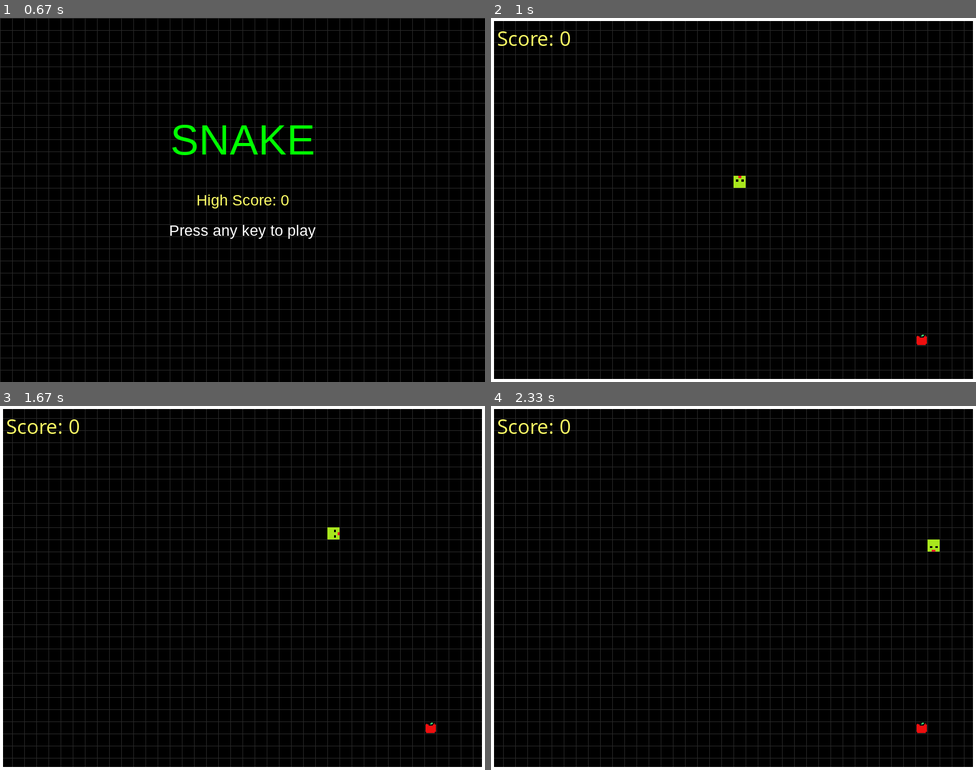
Above: before the commit, frames 1-4 (two rows, left to right).
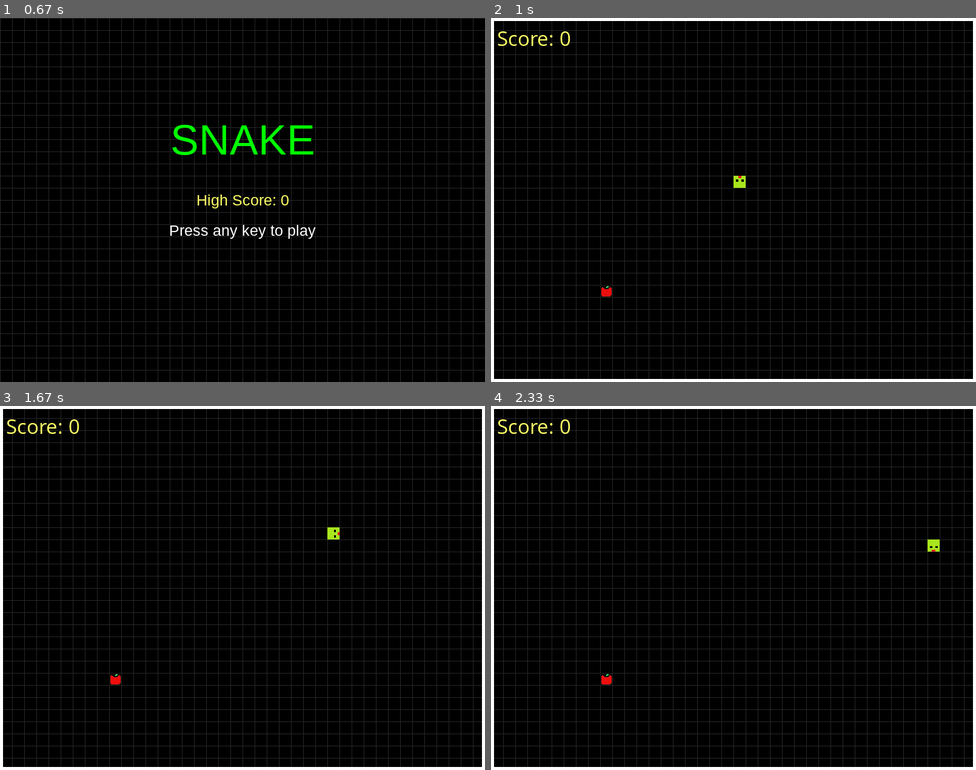
Above: after the commit, the same moments.

Repository: JonnIsAwayy/pygame-snake-game
Game: pygame game, started from main.py
Same seed, same stepped clock (60 frames per second), same inputs: the game is played once before the commit and once after it.
Inputs:
- Up to frame 1 (0.67 s): hold Right from 0.33 s (still down)
- Up to frame 2 (1 s): release Right at 0.8 s; hold Up from 0.83 s (still down)
- Up to frame 3 (1.67 s): release Up at 1.13 s; hold Right 1.17-1.63 s
- Up to frame 4 (2.33 s): hold Left 1.67-2.2 s; hold Down from 2.23 s (still down)

Frame 1 is identical in both runs. In frame 2, 0.1% of the frame differs, in the area x 22-90%, y 73-90%; in frame 3, 0.1%; in frame 4, 0.1%.

Commit message:
Fix: Fix all bugs for stable release and added more ignore in the gitignore for stable release

Diff:
--- a/food.py
+++ b/food.py
@@ -1,33 +1,30 @@
-# food.py
 import pygame
 import random
-import os # We need this to correctly handle file paths
+import os
 from settings import *
 
 class Food:
     def __init__(self):
         """Initializes the food's properties."""
         try:
-            # Load the apple image
-            self.image = pygame.image.load(os.path.join('assets', 'apple.png')).convert_alpha()
-
-            # --- THIS IS THE FIX ---
-            # Scale the image to be the same size as a snake block.
-            # This makes sure your apple isn't too big or too small.
+            self.image = pygame.image.load(resource_path(os.path.join('assets', 'apple.png'))).convert_alpha()
             self.image = pygame.transform.scale(self.image, (SNAKE_BLOCK_SIZE, SNAKE_BLOCK_SIZE))
 
         except pygame.error:
-            # This is a fallback in case the image can't be found.
             print("Unable to load 'apple.png'. Make sure it's in the 'assets' folder.")
             self.image = pygame.Surface((SNAKE_BLOCK_SIZE, SNAKE_BLOCK_SIZE))
             self.image.fill(RED)
 
-        self.spawn() # Set its first random position
+        self.spawn()
 
-    def spawn(self):
+    def spawn(self, snake_body=None):
         """Places the food at a new random position on the screen."""
-        self.x = round(random.randrange(0, SCREEN_WIDTH - SNAKE_BLOCK_SIZE) / SNAKE_BLOCK_SIZE) * SNAKE_BLOCK_SIZE
-        self.y = round(random.randrange(0, SCREEN_HEIGHT - SNAKE_BLOCK_SIZE) / SNAKE_BLOCK_SIZE) * SNAKE_BLOCK_SIZE
+        self.x = random.randrange(0, SCREEN_WIDTH, SNAKE_BLOCK_SIZE)
+        self.y = random.randrange(0, SCREEN_HEIGHT, SNAKE_BLOCK_SIZE)
+        if snake_body:
+            while [self.x, self.y] in snake_body:
+                self.x = random.randrange(0, SCREEN_WIDTH, SNAKE_BLOCK_SIZE)
+                self.y = random.randrange(0, SCREEN_HEIGHT, SNAKE_BLOCK_SIZE)
 
     def draw(self, screen):
         """Draws the food image on the screen."""
--- a/main.py
+++ b/main.py
@@ -1,4 +1,3 @@
-# main.py
 import pygame
 import os
 import random
@@ -7,7 +6,6 @@
 from food import Food
 from powerup import PowerUp
 
-# --- High Score Functions ---
 def save_high_score(score):
     """Saves the high score to a file."""
     try:
@@ -26,7 +24,6 @@
     except (IOError, ValueError):
         return 0
 
-# --- Drawing and UI Functions ---
 def draw_grid(screen):
     """Draws a grid on the screen."""
     for x in range(0, SCREEN_WIDTH, SNAKE_BLOCK_SIZE):
@@ -40,7 +37,6 @@
     value = score_font.render("Score: " + str(score), True, YELLOW)
     screen.blit(value, [10, 10])
 
-# --- Game State Functions ---
 def main_menu(screen, clock, high_score):
     """Displays the main menu and waits for the player to start."""
     title_font = pygame.font.SysFont("bahnschrift", 70)
@@ -107,15 +103,16 @@
 
         if player_snake.check_wall_collision() or player_snake.check_self_collision(snake_head):
             running = False
+            break
 
         if player_snake.x == apple.x and player_snake.y == apple.y:
             player_snake.grow()
             score += 1
-            apple.spawn()
+            apple.spawn(player_snake.body)
 
         current_time = pygame.time.get_ticks()
         if power_up is None and current_time - last_powerup_spawn_time > POWERUP_SPAWN_INTERVAL:
-            power_up = PowerUp()
+            power_up = PowerUp(player_snake.body, [apple.x, apple.y])
             last_powerup_spawn_time = current_time
 
         if power_up and player_snake.x == power_up.x and player_snake.y == power_up.y:
--- a/powerup.py
+++ b/powerup.py
@@ -1,41 +1,40 @@
-# powerup.py
 import pygame
 import random
 import os
-from settings import * # Import everything from settings, including the new list
+from settings import *
 
 class PowerUp:
-    def __init__(self):
-        """Initializes a random power-up and loads its image."""
-        # Use the list from settings.py to choose a type
+    def __init__(self, snake_body=None, food_pos=None):
         self.type = random.choice(POWERUP_TYPES)
-
-        # Load the correct image based on the power-up type
         if self.type == 'slow_mo':
             self.image = self.load_image('slow_mo.png', BLUE)
         elif self.type == 'double_points':
             self.image = self.load_image('double_points.png', GOLD)
 
-        self.spawn()
+        self.spawn(snake_body, food_pos)
 
     def load_image(self, filename, fallback_color):
-        """Helper function to load an image or create a fallback surface."""
         try:
-            path = os.path.join('assets', filename)
+            path = resource_path(os.path.join('assets', filename))
             image = pygame.image.load(path).convert_alpha()
             return pygame.transform.scale(image, (SNAKE_BLOCK_SIZE, SNAKE_BLOCK_SIZE))
         except pygame.error:
-            # If the image file doesn't exist, create a colored square instead.
             print(f"Warning: '{filename}' not found. Using a colored square as a fallback.")
             fallback_surface = pygame.Surface((SNAKE_BLOCK_SIZE, SNAKE_BLOCK_SIZE))
             fallback_surface.fill(fallback_color)
             return fallback_surface
 
-    def spawn(self):
-        """Places the power-up at a new random position."""
-        self.x = round(random.randrange(0, SCREEN_WIDTH - SNAKE_BLOCK_SIZE) / SNAKE_BLOCK_SIZE) * SNAKE_BLOCK_SIZE
-        self.y = round(random.randrange(0, SCREEN_HEIGHT - SNAKE_BLOCK_SIZE) / SNAKE_BLOCK_SIZE) * SNAKE_BLOCK_SIZE
+    def spawn(self, snake_body=None, food_pos=None):
+        self.x = random.randrange(0, SCREEN_WIDTH, SNAKE_BLOCK_SIZE)
+        self.y = random.randrange(0, SCREEN_HEIGHT, SNAKE_BLOCK_SIZE)
+        def is_overlapping():
+            if snake_body and [self.x, self.y] in snake_body: return True
+            if food_pos and self.x == food_pos[0] and self.y == food_pos[1]: return True
+            return False
+
+        while is_overlapping():
+            self.x = random.randrange(0, SCREEN_WIDTH, SNAKE_BLOCK_SIZE)
+            self.y = random.randrange(0, SCREEN_HEIGHT, SNAKE_BLOCK_SIZE)
 
     def draw(self, screen):
-        """Draws the power-up's image on the screen."""
         screen.blit(self.image, (self.x, self.y))
--- a/settings.py
+++ b/settings.py
@@ -1,13 +1,18 @@
-# settings.py
-# This file contains all the settings and constants for the game.
+import sys
+import os
 
-# -- Display Settings --
+def resource_path(relative_path):
+    try:
+        base_path = sys._MEIPASS
+    except Exception:
+        base_path = os.path.abspath(".")
+    return os.path.join(base_path, relative_path)
+
 SCREEN_WIDTH = 800
 SCREEN_HEIGHT = 600
 FPS = 15
 CAPTION = "Snake with Power-Ups!"
 
-# -- Color Palette (RGB) --
 WHITE = (255, 255, 255)
 BLACK = (0, 0, 0)
 GREEN = (0, 255, 0)
@@ -17,11 +22,9 @@
 BLUE = (100, 100, 255)
 GOLD = (255, 215, 0)
 
-# -- Game Properties --
 SNAKE_BLOCK_SIZE = 20
 
-# -- Power-up Settings --
-POWERUP_SPAWN_INTERVAL = 10000 # Time in milliseconds (10000ms = 10 seconds)
-SLOW_MO_DURATION = 50     # UPDATED: 50 frames / 5 FPS = 10 seconds
+POWERUP_SPAWN_INTERVAL = 10000
+SLOW_MO_DURATION = 50
 SLOW_MO_FPS = 5
 POWERUP_TYPES = ['slow_mo', 'double_points']
--- a/snake.py
+++ b/snake.py
@@ -1,13 +1,11 @@
-# snake.py
 import pygame
 import os
 from settings import *
 
 class Snake:
     def __init__(self):
-        """Initializes the snake's properties and loads all graphics."""
-        self.x = SCREEN_WIDTH / 2
-        self.y = SCREEN_HEIGHT / 2
+        self.x = (SCREEN_WIDTH // 2) // SNAKE_BLOCK_SIZE * SNAKE_BLOCK_SIZE
+        self.y = (SCREEN_HEIGHT // 2) // SNAKE_BLOCK_SIZE * SNAKE_BLOCK_SIZE
         self.x_change = 0
         self.y_change = 0
         self.body = []
@@ -17,7 +15,6 @@
         self.head_image = self.head_right
 
     def load_images(self):
-        """A helper method to load and scale all the snake images."""
         try:
             self.head_up = self.load_and_scale('snakehead_up.png')
             self.head_down = self.load_and_scale('snakehead_down.png')
@@ -39,21 +36,18 @@
             self.body_image = self.create_fallback_surface()
 
     def load_and_scale(self, filename):
-        """Loads an image and scales it to the block size."""
-        path = os.path.join('assets', filename)
+        path = resource_path(os.path.join('assets', filename))
         return pygame.transform.scale(
             pygame.image.load(path).convert_alpha(),
             (SNAKE_BLOCK_SIZE, SNAKE_BLOCK_SIZE)
         )
 
     def create_fallback_surface(self):
-        """Creates a green square as a fallback image."""
         surface = pygame.Surface((SNAKE_BLOCK_SIZE, SNAKE_BLOCK_SIZE))
         surface.fill(GREEN)
         return surface
 
     def move(self):
-        """Updates the snake's position and body segments."""
         self.x += self.x_change
         self.y += self.y_change
 
@@ -66,65 +60,55 @@
         return snake_head
 
     def grow(self):
-        """Increases the length of the snake."""
         self.length += 1
 
     def draw(self, screen):
-        """Draws the entire snake with head, body, and tail."""
         if not self.body:
             return
 
-        # Draw the head
         head_pos = self.body[-1]
         screen.blit(self.head_image, (head_pos[0], head_pos[1]))
 
-        # Draw the body segments (all except the head and tail)
         for segment in self.body[1:-1]:
             screen.blit(self.body_image, (segment[0], segment[1]))
 
         if len(self.body) > 1:
             tail_pos = self.body[0]
             tail_direction_segment = self.body[1]
-
             dx = tail_direction_segment[0] - tail_pos[0]
             dy = tail_direction_segment[1] - tail_pos[1]
-
-            # --- BUG FIX IS HERE ---
-            # The logic is now reversed to point the tail away from the body.
             if dx > 0: tail_image = self.tail_right
             elif dx < 0: tail_image = self.tail_left
             elif dy > 0: tail_image = self.tail_down
             else: tail_image = self.tail_up
-
             screen.blit(tail_image, (tail_pos[0], tail_pos[1]))
 
     def update_head_graphics(self):
-        """Selects the correct head image based on the direction."""
         if self.x_change > 0: self.head_image = self.head_right
         elif self.x_change < 0: self.head_image = self.head_left
         elif self.y_change > 0: self.head_image = self.head_down
         elif self.y_change < 0: self.head_image = self.head_up
 
     def go_left(self):
-        if self.x_change == 0:
+        if self.x_change == 0 and self.head_image != self.head_right:
             self.x_change = -SNAKE_BLOCK_SIZE
             self.y_change = 0
             self.update_head_graphics()
 
     def go_right(self):
-        if self.x_change == 0:
+        if self.x_change == 0 and self.head_image != self.head_left:
             self.x_change = SNAKE_BLOCK_SIZE
             self.y_change = 0
             self.update_head_graphics()
 
     def go_up(self):
-        if self.y_change == 0:
+        if self.y_change == 0 and self.head_image != self.head_down:
             self.y_change = -SNAKE_BLOCK_SIZE
             self.x_change = 0
             self.update_head_graphics()
 
     def go_down(self):
-        if self.y_change == 0:
+        if self.y_change == 0 and self.head_image != self.head_up:
             self.y_change = SNAKE_BLOCK_SIZE
             self.x_change = 0
             self.update_head_graphics()
Empty file removed: highscore.txt
Not shown, changed: .gitignore
